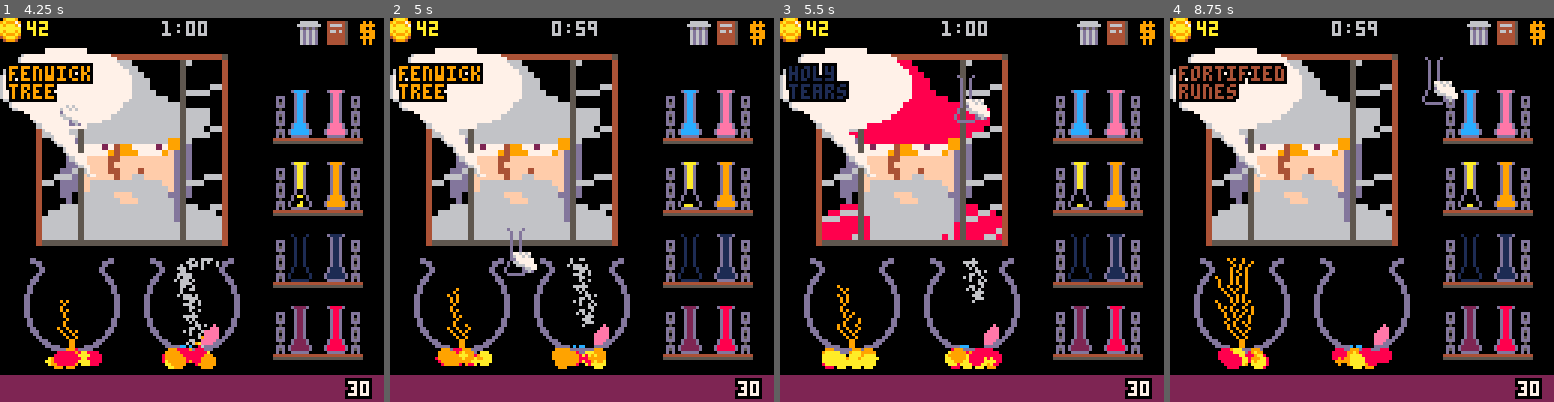
Above: before the commit, frames 1-4 (left to right).
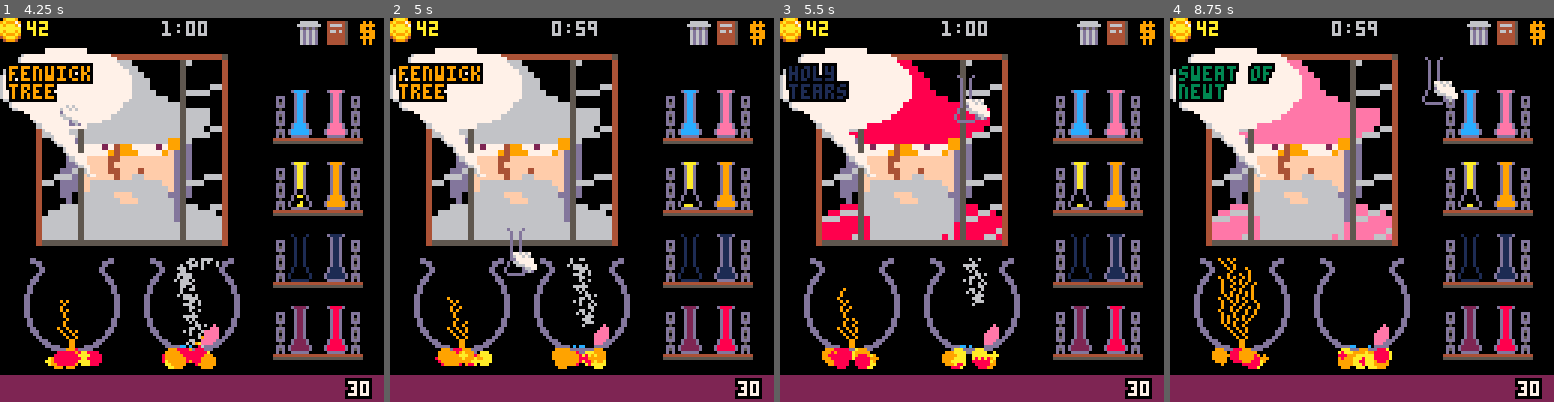
Above: after the commit, the same moments.

Repository: andbalch/cs4730_team_game
Game: PICO-8 cartridge potion.p8
Two runs of this game, one before a commit and one after it. Both use one fixed random seed, a clock stepped at 60 frames per second and the inputs below.
Inputs (mouse positions are in pixels of both pictures, inside the frame that each line leads up to):
- Up to frame 1 (4.25 s): tap X (X key) at 0.33, 1.07, 1.85, 2.97, 4.08 s; click (280, 121) at 0.67 s; click (46, 267) at 1.22 s; click (107, 114) at 1.77 s; click (172, 259) at 2.32 s; click (234, 106) at 2.87 s; click (295, 256) at 3.42 s; click (61, 102) at 3.97 s
- Up to frame 2 (5 s): click (512, 248) at 4.52 s
- Up to frame 3 (5.5 s): click (964, 94) at 5.07 s; tap X (X key) at 5.2 s
- Up to frame 4 (8.75 s): click (1419, 244) at 5.62 s; click (1481, 90) at 6.17 s; tap X (X key) at 6.32, 7.43, 8.55 s; click (1246, 236) at 6.72 s; click (1308, 83) at 7.27 s; click (1369, 229) at 7.82 s; click (1434, 79) at 8.37 s

Frame 1 is identical in both runs. In frame 2, less than 0.1% of the frame differs, in the area x 14-22%, y 70-82%; in frame 3, 1.7%; in frame 4, 7.9%, in the area x 2-58%, y 10-92%.

Commit message:
Fixes inactive row bug

Diff:
--- a/simulation.lua
+++ b/simulation.lua
@@ -15,7 +15,7 @@
 	-- Row changes and activity.
 	local rc={}
 	local ra={}
-	for ry=0,h-1 do
+	for ry=-1,h do
 		ra[ry]=0
 	end
 
@@ -115,7 +115,7 @@
 			s.r=flr(rnd(10))
 			-- Materials that move down.
 			for y=s.h-1,0,-1 do
-				if s.ra[y]<60 then -- If the row is active.
+				if s.ra[y]<60 or s.ra[y+1]<60 or s.ra[y-1]<60 then -- If the row is active.
 					local c=s:g(x,y)
 					if c~=0 and c~=13 and c~=6 then
 						-- Random movement for liquid algorithms.
@@ -187,7 +187,7 @@
 			-- Materials that move up.
 			local sim_steam=s.t%2==0
 			for y=0,s.h-1 do
-				if s.ra[y]<60 then -- If the row is active.
+				if s.ra[y]<60 or s.ra[y+1]<60 or s.ra[y-1]<60 then -- If the row is active.
 					local c=s:g(x,y)
 					if sim_steam and c==6 then
 						local d=-1+((s.r+x+y)%3)
